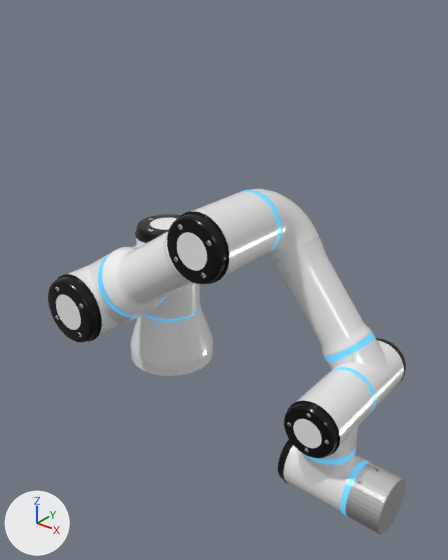
One commit to the glTF model cloud/Codes/Cloud/static/models/UR_Robot.glb: the scene before it, then after it.
Before and after are seen from a camera (50 mm lens) standing at (0.584, -0.6, 0.531) and looking at (0.171, -0.084, 0.211). The axes (+X, +Y, +Z) are drawn at lower left. The lights are the same throughout. The picture after the commit comes second.

The first picture shows 'EffectorJoint', 'Elbow', 'Shoulder', 'UR3', 'UnityRobotics_RF3_s1', 'Wrist01', 'Wrist02', 'Wrist03'.
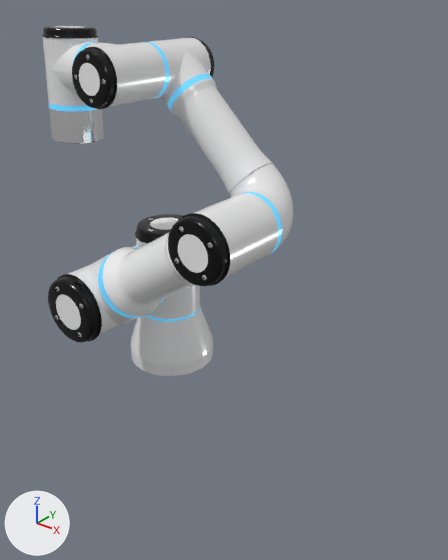
Where the change shows, as pixel boxes [x1, y1, x2, y2] in the pictures (448 x 560 px):
'Shoulder', turned
    before: [48, 190, 281, 343]
    after: [48, 192, 282, 343]
'Elbow', turned
    before: [251, 189, 372, 356]
    after: [171, 79, 293, 247]
'Wrist02', turned
    before: [284, 369, 373, 459]
    after: [72, 42, 165, 109]
'Wrist03', turned
    before: [278, 439, 371, 517]
    after: [42, 25, 99, 111]
'Wrist01', turned
    before: [324, 332, 406, 412]
    after: [146, 37, 214, 110]
'EffectorJoint', turned
    before: [346, 463, 406, 534]
    after: [49, 108, 104, 144]

The change, as a list of edits to the scene's bpy script:
```text
Change ob_shoulder:
    ob_shoulder.rotation_euler: (0.0, 0.986, 0.0) -> (0.0, 0.995, 0.0)  # degrees (0, 56, 0) -> degrees (0, 57, 0)
Change ob_elbow:
    ob_elbow.rotation_euler: (0.0, 1.487, 0.0) -> (0.0, -1.798, 0.0)  # degrees (0, 85, 0) -> degrees (0, -103, 0)
Change ob_wrist02:
    ob_wrist02.rotation_euler: (0.0, 0.66, 0.0) -> (0.0, -0.756, 0.0)  # degrees (0, 38, 0) -> degrees (0, -43, 0)
```
